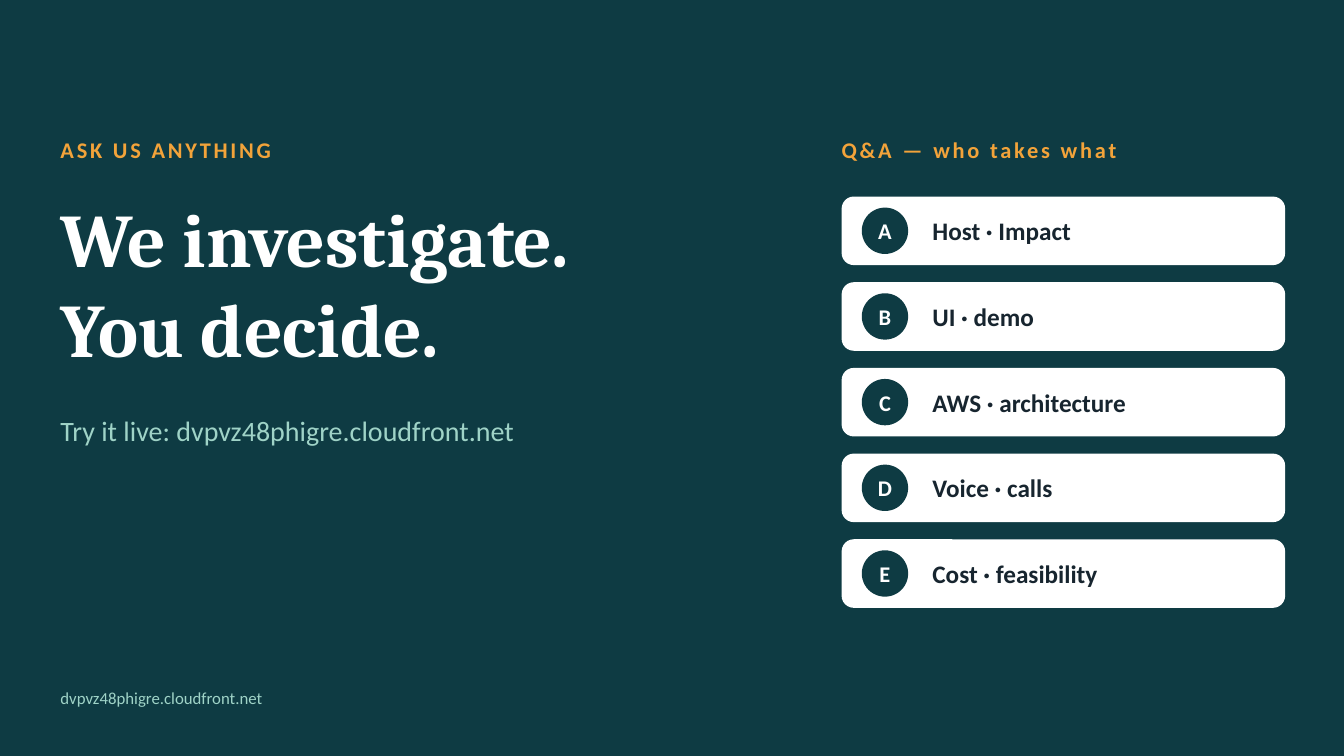
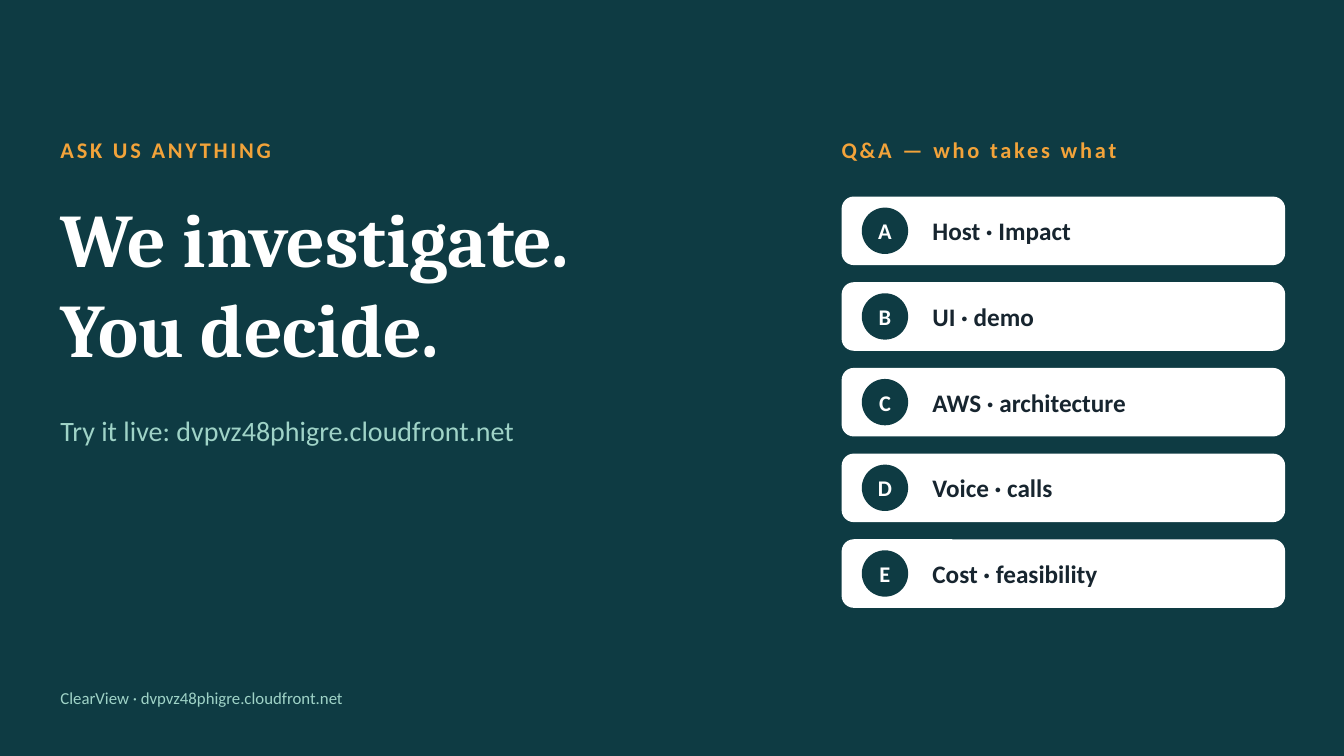
Before and after one commit to ClearView-AWS/AWS_BreakingBarriers, a slide deck: slide 7 of docs/pitch/Guided-Search-8min.pptx. Drawn at 1344x756 pixels with LibreOffice and Linux fonts; fonts in the diff are those of the drawing. Boxes give left, top, right and bottom in pixels: in the first picture for what was removed or moved away, otherwise in the second. Text is boxed around its words. In the diff, an @@ line names an element or a change of style, - is before the commit and + after.

```diff
--- a/docs/pitch/Guided-Search-8min.pptx
+++ b/docs/pitch/Guided-Search-8min.pptx
@@ text at [60, 692, 343, 707]: text changed @@
-dvpvz48phigre.cloudfront.net
+ClearView · dvpvz48phigre.cloudfront.net
```
Also in this commit, not shown: 7 other slides changed, 1 other file.
